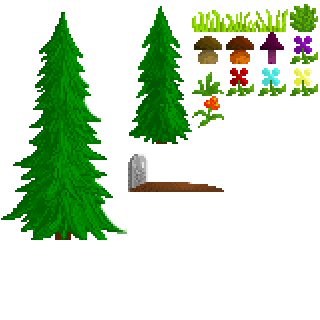
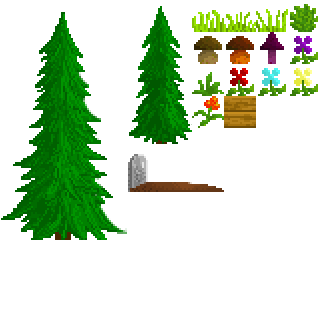
Layer changes from the first 320 × 320 image to the second:
added layer "Pasted Layer #16" above "Pasted Layer #15" over [224, 96, 256, 128]
